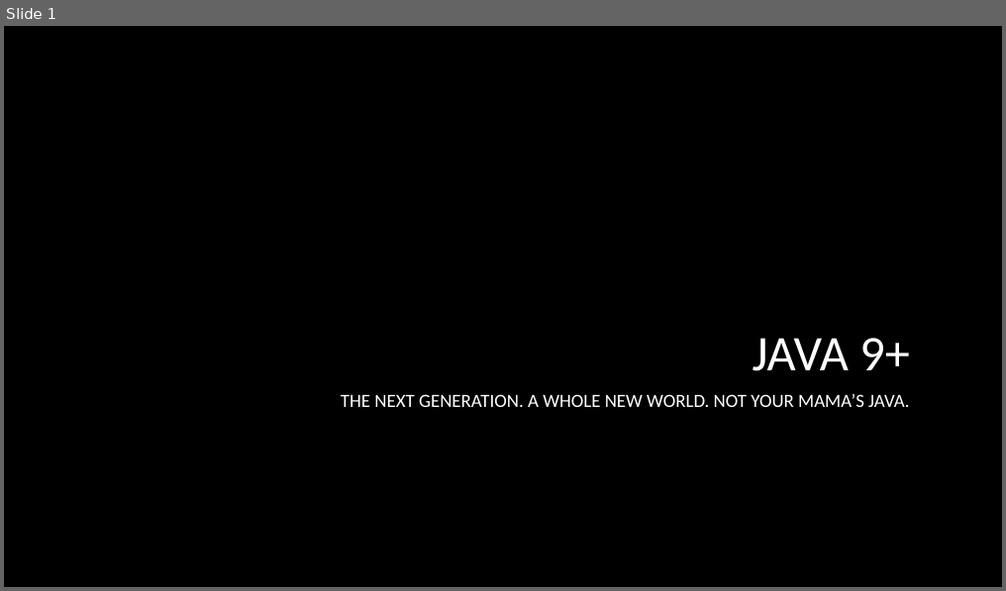
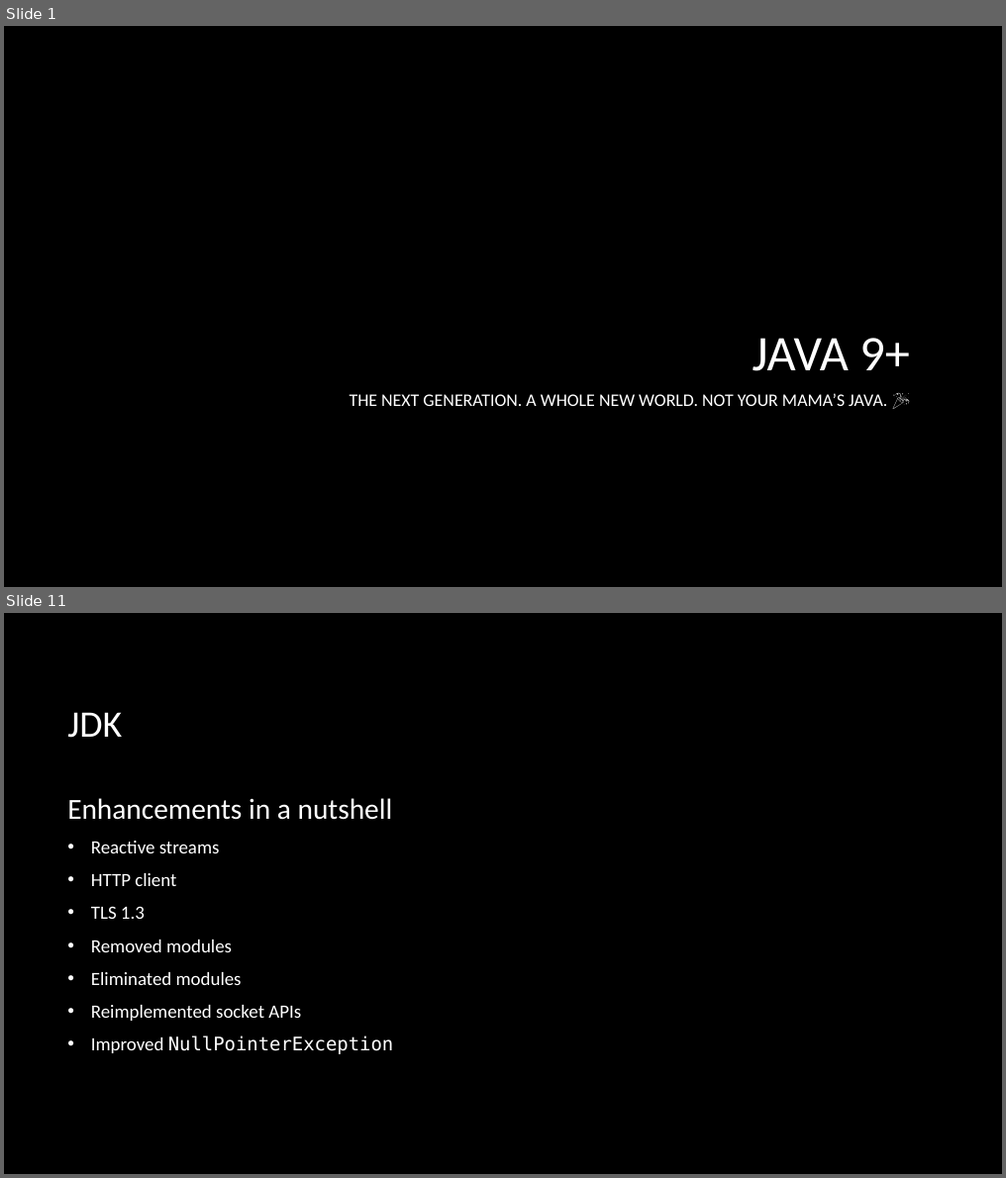
Before and after one commit to macdaddyaz/modern-java, a slide deck: Java 9 and up.pptx. Shown one above the other, each under a label of ours: slide 1 before the commit, slides 1 and 11 after it; the slides between them are not shown. The pictures are 1006x591 and 1006x1178 pixels, drawn with LibreOffice and Linux fonts; fonts in the diff are those of the drawing; background and template pictures are left out. Boxes give left, top, right and bottom in pixels: in the first picture for what was removed or moved away, otherwise in the second. Text is boxed around its words. In the diff, an @@ line names an element or a change of style, - is before the commit and + after.

```diff
--- a/Java 9 and up.pptx
+++ b/Java 9 and up.pptx
@@ slide 11 added at [4, 613, 1002, 1174], background picture (left out) @@
@@ title added at [67, 712, 122, 738], 36 pt, text #FFFFFF @@
+JDK
@@ text added at [67, 798, 394, 1055], 18 pt, text #FFFFFF @@
+Enhancements in a nutshell
+• Reactive streams
+• HTTP client
+• TLS 1.3
+• Removed modules
+• Eliminated modules
+• Reimplemented socket APIs
+• Improved NullPointerException
@@ slide 1 changed as well @@
@@ subtitle at [350, 393, 887, 406]: text changed; size 18 to 17 pt @@
-THE NEXT GENERATION. A WHOLE NEW WORLD. NOT YOUR MAMA’S JAVA.
+THE NEXT GENERATION. A WHOLE NEW WORLD. NOT YOUR MAMA’S JAVA. 🎉
```
Also in this commit, not shown: 16 other slides added, 9 other files.
